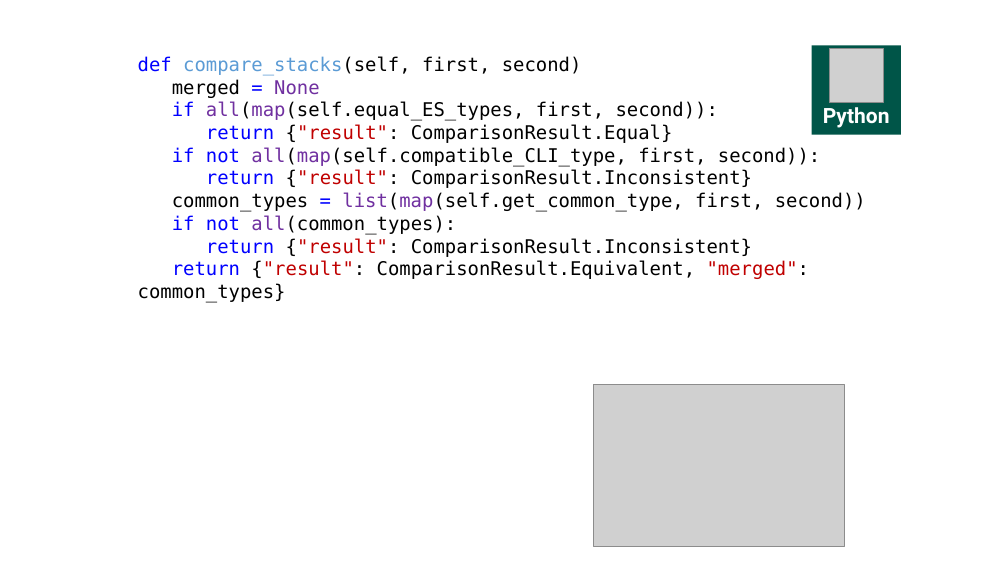
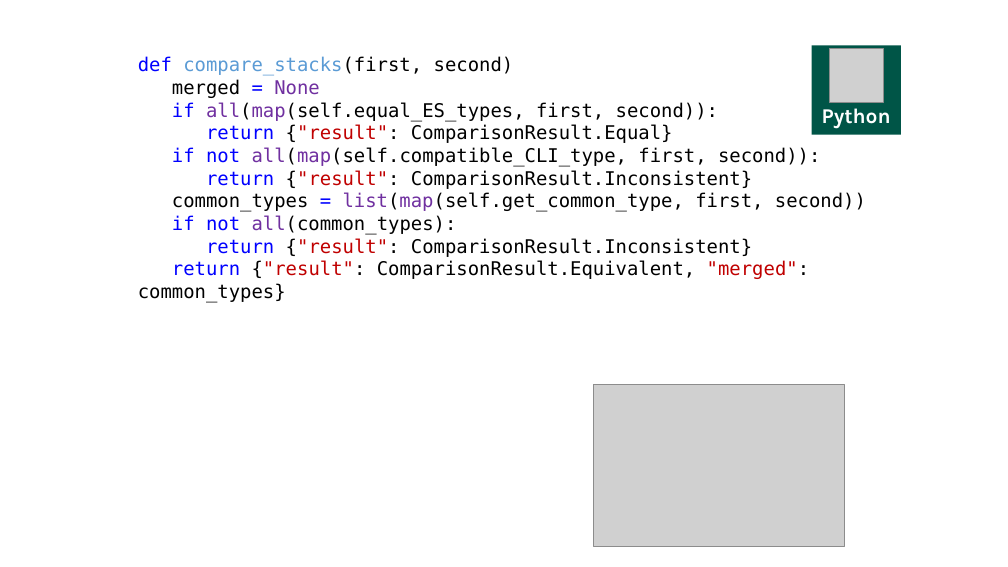
Before and after one commit to kontur-courses/clean-code, a slide deck: slide 73 of clean-code.pptx (slide 67 before the commit). Drawn at 1008x567 pixels with LibreOffice and Linux fonts; fonts in the diff are those of the drawing; grey boxes stand for pictures. Boxes give left, top, right and bottom in pixels: in the first picture for what was removed or moved away, otherwise in the second. Text is boxed around its words. In the diff, an @@ line names an element or a change of style, - is before the commit and + after.

```diff
--- a/clean-code.pptx
+++ b/clean-code.pptx
@@ text at (138, 56, 514, 76): text changed; text colour #000000 to #5B9BD5 @@
-def compare_stacks(self, first, second)
+def compare_stacks(first, second)
@@ rectangle "Python" at (812, 45, 901, 135): font Roboto to Karla; fill #005548 to #005547 @@
```
Also in this commit, not shown: 76 other slides changed, 7 slides added, 1 other file.
